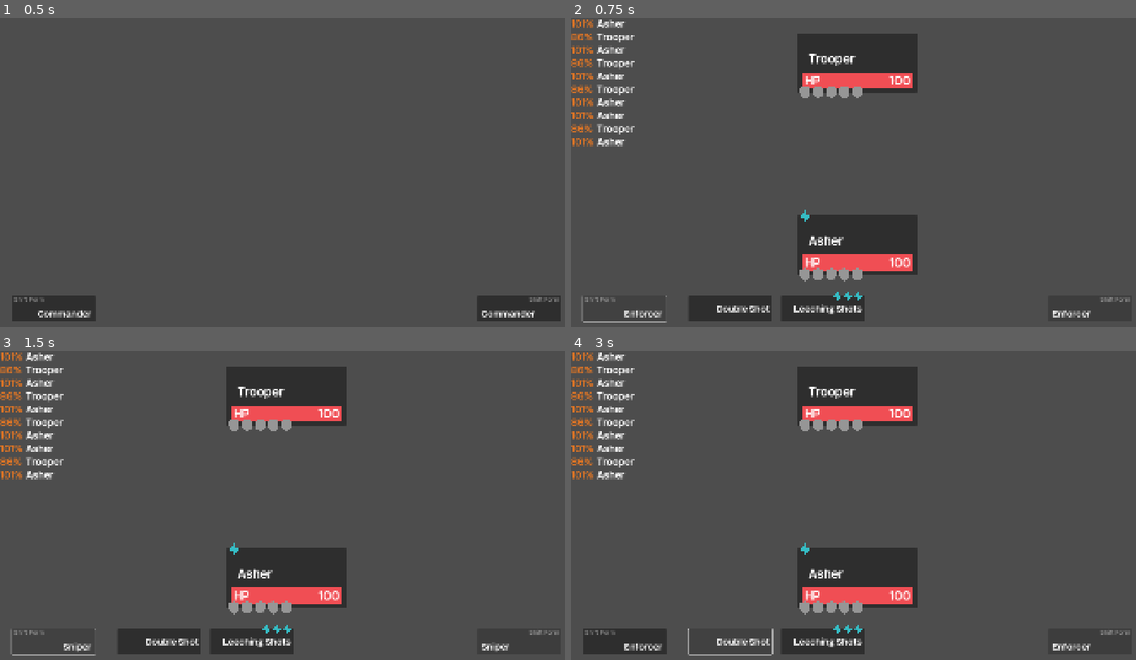
Above: before the commit, frames 1-4 (two rows, left to right).
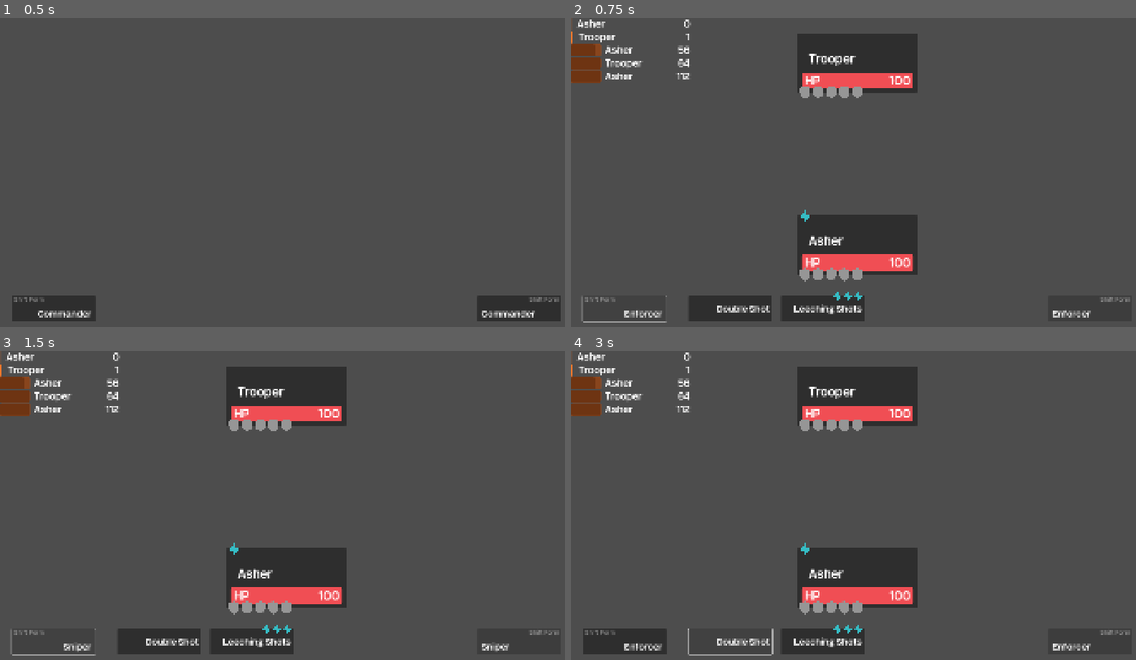
Above: after the commit, the same moments.

Repository: ashriot/Mars
Game: Godot game, scene res://src/battle/battle_scene.tscn
Two runs of this game, one before a commit and one after it. Both use one fixed random seed, a clock stepped at 60 frames per second and the inputs below.
Inputs (mouse positions are in pixels of both pictures, inside the frame that each line leads up to):
- Up to frame 1 (0.5 s): no input
- Up to frame 2 (0.75 s): click "Commander" at 0.5 s
- Up to frame 3 (1.5 s): click "Enforcer" at 1.25 s
- Up to frame 4 (3 s): click "Sniper" at 2 s; click (729, 641) at 2.77 s

Frame 1 is identical in both runs. In frame 2, 2.3% of the frame differs, in the area x 0-61%, y 0-82%; in frame 3, 2.3%; in frame 4, 2.3%.

Commit message:
fixing CTB system

Diff:
--- a/data/enemies/trooper.tres
+++ b/data/enemies/trooper.tres
@@ -7,7 +7,7 @@
 [sub_resource type="Resource" id="Resource_4j3ma"]
 script = ExtResource("3_n3ati")
 actor_name = "Trooper"
-speed = 15
+speed = 16
 metadata/_custom_type_script = "uid://b70gwt4gd4cun"
 
 [resource]
--- a/data/heroes/asher.tres
+++ b/data/heroes/asher.tres
@@ -9,6 +9,7 @@
 [sub_resource type="Resource" id="Resource_c4olr"]
 script = ExtResource("1_s0m5y")
 actor_name = "Asher"
+speed = 18
 metadata/_custom_type_script = "uid://b70gwt4gd4cun"
 
 [resource]
--- a/src/battle/actor_card.gd
+++ b/src/battle/actor_card.gd
@@ -55,6 +55,13 @@
 		var is_breached = (current_guard == 0)
 		var final_damage = 0
 
+		if current_guard > 0:
+			current_guard -= 1
+			if current_guard == 0:
+				i_was_breached.emit()
+				current_ct = 0
+				print("CT Set to 0")
+
 		# 4. Calculate damage for *this* hit
 		if action.damage_type == Action.DamageType.PIERCING:
 			# Piercing logic
@@ -67,7 +74,6 @@
 
 		else: # Kinetic or Energy
 			if is_breached:
-				# --- THIS IS YOUR NEW OVERLOAD LOGIC ---
 				final_damage = int((base_power + attacker_stats.overload) * action.potency)
 			else:
 				# --- It's an Armored hit ---
@@ -76,12 +82,6 @@
 					final_damage = int(damage_before_defense * (1.0 - current_stats.kinetic_defense))
 				else: # ENERGY
 					final_damage = int(damage_before_defense * (1.0 - current_stats.energy_defense))
-
-			if current_guard > 0:
-				current_guard -= 1
-				if current_guard == 0:
-					i_was_breached.emit()
-					current_ct = 0
 
 		# 5. Apply the damage
 		final_damage = max(0, final_damage) # Ensure damage is not negative
--- a/src/battle/actor_queue.gd
+++ b/src/battle/actor_queue.gd
@@ -1,6 +1,39 @@
+# ActorQueue.gd
 extends Control
 class_name ActorQueue
 
-func setup(actor: ActorCard):
+@onready var name_label: Label = $NameLabel
+@onready var ct_bar_1: ProgressBar = $CT/Bar1
+@onready var ct_bar_2: ProgressBar = $CT/Bar2
+@onready var ct_bar_3: ProgressBar = $CT/Bar3
+
+
+const TICK_SEGMENT_COST: int = 20
+
+func setup(actor: ActorCard, ticks: int):
 	$NameLabel.text = actor.current_stats.actor_name
-	$CtLabel.text = str(int(actor.current_ct / 10)) + "%"
+
+	$CtLabel.text = str(ticks)
+
+	# 2. Set the max value for all 3 bars
+	# This makes "20" the 100% mark for each bar.
+	ct_bar_1.max_value = TICK_SEGMENT_COST
+	ct_bar_2.max_value = TICK_SEGMENT_COST
+	ct_bar_3.max_value = TICK_SEGMENT_COST
+
+	# We use max() to "clamp" the value at 0 or 20.
+
+	ct_bar_1.value = max(0, min(ticks, TICK_SEGMENT_COST))
+	var bar_ratio = float(ct_bar_1.value) / TICK_SEGMENT_COST
+	if ct_bar_1.value < TICK_SEGMENT_COST:
+		ct_bar_1.max_value = ct_bar_1.value
+		$CT.size.x = ct_bar_1.value * 5
+
+	name_label.position.x = bar_ratio * name_label.size.x + 20
+	print(bar_ratio * 100)
+
+	ct_bar_2.value = max(0, min(ticks - TICK_SEGMENT_COST, TICK_SEGMENT_COST))
+	ct_bar_2.visible = ticks > TICK_SEGMENT_COST
+
+	ct_bar_3.value = max(0, min(ticks - (TICK_SEGMENT_COST * 2), TICK_SEGMENT_COST))
+	ct_bar_3.visible = ticks > TICK_SEGMENT_COST * 2
--- a/src/battle/actor_queue.tscn
+++ b/src/battle/actor_queue.tscn
@@ -1,6 +1,27 @@
-[gd_scene load_steps=2 format=3 uid="uid://diku73kk4tjv7"]
+[gd_scene load_steps=5 format=3 uid="uid://diku73kk4tjv7"]
 
 [ext_resource type="Script" uid="uid://c2o3dssew3lm2" path="res://src/battle/actor_queue.gd" id="1_gqsil"]
+
+[sub_resource type="StyleBoxFlat" id="StyleBoxFlat_gqsil"]
+bg_color = Color(1, 0.47433335, 0.17000002, 1)
+corner_radius_top_left = 6
+corner_radius_top_right = 6
+corner_radius_bottom_right = 6
+corner_radius_bottom_left = 6
+
+[sub_resource type="StyleBoxFlat" id="StyleBoxFlat_wvepw"]
+bg_color = Color(0.72, 0.34152, 0.122400016, 1)
+corner_radius_top_left = 6
+corner_radius_top_right = 6
+corner_radius_bottom_right = 6
+corner_radius_bottom_left = 6
+
+[sub_resource type="StyleBoxFlat" id="StyleBoxFlat_xrck3"]
+bg_color = Color(0.43, 0.20396334, 0.07310001, 1)
+corner_radius_top_left = 6
+corner_radius_top_right = 6
+corner_radius_bottom_right = 6
+corner_radius_bottom_left = 6
 
 [node name="ActorQueue" type="Control"]
 custom_minimum_size = Vector2(400, 40)
@@ -14,24 +35,64 @@
 grow_vertical = 2
 script = ExtResource("1_gqsil")
 
-[node name="NameLabel" type="Label" parent="."]
+[node name="CtLabel" type="Label" parent="."]
 layout_mode = 1
 anchors_preset = 15
 anchor_right = 1.0
 anchor_bottom = 1.0
-offset_left = 87.0
+offset_left = 41.0
 grow_horizontal = 2
+grow_vertical = 2
+theme_override_font_sizes/font_size = 32
+text = "99"
+horizontal_alignment = 2
+
+[node name="NameLabel" type="Label" parent="."]
+layout_mode = 1
+anchors_preset = 4
+anchor_top = 0.5
+anchor_bottom = 0.5
+offset_top = -20.0
+offset_right = 94.0
+offset_bottom = 20.0
 grow_vertical = 2
 theme_override_font_sizes/font_size = 32
 text = "Asher"
 
-[node name="CtLabel" type="Label" parent="."]
-modulate = Color(0.87058824, 0.45882353, 0.14509805, 1)
+[node name="CT" type="Control" parent="."]
+anchors_preset = 0
+offset_right = 100.0
+offset_bottom = 40.0
+
+[node name="Bar1" type="ProgressBar" parent="CT"]
 layout_mode = 1
 anchors_preset = 15
 anchor_right = 1.0
 anchor_bottom = 1.0
 grow_horizontal = 2
 grow_vertical = 2
-theme_override_font_sizes/font_size = 32
-text = "99%"
+theme_override_styles/fill = SubResource("StyleBoxFlat_gqsil")
+value = 40.0
+show_percentage = false
+
+[node name="Bar2" type="ProgressBar" parent="CT"]
+layout_mode = 1
+anchors_preset = 15
+anchor_right = 1.0
+anchor_bottom = 1.0
+grow_horizontal = 2
+grow_vertical = 2
+theme_override_styles/fill = SubResource("StyleBoxFlat_wvepw")
+value = 40.0
+show_percentage = false
+
+[node name="Bar3" type="ProgressBar" parent="CT"]
+layout_mode = 1
+anchors_preset = 15
+anchor_right = 1.0
+anchor_bottom = 1.0
+grow_horizontal = 2
+grow_vertical = 2
+theme_override_styles/fill = SubResource("StyleBoxFlat_xrck3")
+value = 40.0
+show_percentage = false
--- a/src/battle/battle_manager.gd
+++ b/src/battle/battle_manager.gd
@@ -61,25 +61,24 @@
 		actor_list.append(enemy_card)
 	print("Spawning complete.")
 
-# Add this new function to BattleManager.gd
-func project_turn_order(num_turns_to_project: int) -> Array:
-	var projected_queue = [] # This is the list we will return
-
-	# 1. Create a "simulation" list. We can't mess with the "real" actor_list.
-	# We'll make an array of dictionaries to hold the "ghost" data.
+func _run_ct_simulation(num_turns: int) -> Array:
+	var projected_queue = []
+	var relative_ticks = 0
+
+	# 1. Create a "ghost" list so we don't mess with real data
 	var sim_data = []
 	for actor in actor_list:
 		sim_data.append({
-			"actor": actor, # A reference to the real actor
-			"ct": actor.current_ct # A *copy* of their current CT
+			"actor": actor,
+			"ct": actor.current_ct # Copy the REAL, current CT
 		})
 
-	# 2. Run the simulation 10 times
-	while projected_queue.size() < num_turns_to_project:
-		# 3. Find the "next" winner in the simulation
+	# 2. Run the simulation 'num_turns' times
+	while projected_queue.size() < num_turns:
 		var winner_dict = null
 		var ticks_needed_for_winner = 999999
 
+		# 3. Find the next winner in the "ghost" list
 		for data in sim_data:
 			var ct_needed = TARGET_CT - data.ct
 			if data.actor.current_stats.speed <= 0:
@@ -91,63 +90,57 @@
 				ticks_needed_for_winner = ticks_needed
 				winner_dict = data
 			elif ticks_needed == ticks_needed_for_winner:
-				# Tie-breaker (using your existing sort function)
 				if sort_actors_by_ct(data.actor, winner_dict.actor):
 					winner_dict = data
 
-		# 4. If we can't find a winner (e.g., all speeds are 0), stop.
 		if not winner_dict:
 			break
 
-		# 5. Add the winner to our projected list
-		projected_queue.append(winner_dict.actor)
-
-		# 6. "Fast-forward" the simulation clock
+		relative_ticks += ticks_needed_for_winner
+		projected_queue.append({
+			"actor": winner_dict.actor,
+			"ticks_needed": relative_ticks # e.g., 0, 28, 48
+		})
+
 		for data in sim_data:
 			data.ct += data.actor.current_stats.speed * ticks_needed_for_winner
 
 		winner_dict.ct = 0
 
-	# 8. Return the final, 10-turn projected list
 	return projected_queue
 
 func find_and_start_next_turn():
-	var winner = null
-	var ticks_needed_for_winner = 999999
-
+	var projection = _run_ct_simulation(5)
+
+	if projection.is_empty():
+		push_error("Error: No one can take a turn!")
+		return
+
+	# 2. Get the winner and the "time" that passed
+	var first_turn_data = projection[0]
+	var winner: ActorCard = first_turn_data.actor
+	# This is the "real" time that passed since the last turn
+	var real_ticks_passed = first_turn_data.ticks_needed
+
+	# 3. "Fast-forward" the REAL game clock
 	for actor in actor_list:
-		var ct_needed = TARGET_CT - actor.current_ct
-		if actor.current_stats.speed <= 0:
-			continue
-
-		var ticks_needed = ceil(float(ct_needed) / actor.current_stats.speed)
-
-		if ticks_needed < ticks_needed_for_winner:
-			ticks_needed_for_winner = ticks_needed
-			winner = actor
-		elif ticks_needed == ticks_needed_for_winner:
-			if sort_actors_by_ct(actor, winner):
-				winner = actor
-
-	for actor in actor_list:
-		actor.current_ct += actor.current_stats.speed * ticks_needed_for_winner
-
-	var projected_queue = project_turn_order(10)
-	turn_order_updated.emit(projected_queue)
+		actor.current_ct += actor.current_stats.speed * real_ticks_passed
 
 	winner.current_ct = 0
 
+	turn_order_updated.emit(projection)
+
+	# 6. Start the winner's turn
 	if winner.is_in_group("player"):
 		self.current_hero = winner
-		change_state(State.PLAYER_ACTION) # <-- CORRECT STATE
+		change_state(State.PLAYER_ACTION)
 		player_turn_started.emit(current_hero)
 	else:
 		self.current_hero = null
 		change_state(State.ENEMY_ACTION)
 		await execute_enemy_turn(winner)
-		find_and_start_next_turn()
-
-# Tie-breaker function
+		find_and_start_next_turn() # Find the next turn
+
 func sort_actors_by_ct(a, b):
 	var a_is_player = a.is_in_group("player")
 	var b_is_player = b.is_in_group("player")
@@ -255,12 +248,12 @@
 	return
 
 func _on_shift_button_pressed(direction: String):
-	if current_state != State.PLAYER_ACTION: return # <-- CORRECT STATE
+	if current_state != State.PLAYER_ACTION: return
 
 	if current_hero:
 		change_state(State.EXECUTING_ACTION)
 		await current_hero.shift_role(direction)
-		change_state(State.PLAYER_ACTION) # <-- CORRECT STATE
+		change_state(State.PLAYER_ACTION)
 		print("Shift complete. Returning to player's action.")
 
 func _on_hero_role_shifted(hero_card: HeroCard):
--- a/src/battle/hero_card.tscn
+++ b/src/battle/hero_card.tscn
@@ -6,9 +6,17 @@
 
 [sub_resource type="StyleBoxFlat" id="StyleBoxFlat_u5n4n"]
 bg_color = Color(0.30980393, 0.15294118, 0.14509805, 1)
+corner_radius_top_left = 6
+corner_radius_top_right = 6
+corner_radius_bottom_right = 6
+corner_radius_bottom_left = 6
 
 [sub_resource type="StyleBoxFlat" id="StyleBoxFlat_mswv1"]
 bg_color = Color(0.9411765, 0.30588236, 0.32941177, 1)
+corner_radius_top_left = 6
+corner_radius_top_right = 6
+corner_radius_bottom_right = 6
+corner_radius_bottom_left = 6
 
 [node name="HeroCard" type="Panel"]
 custom_minimum_size = Vector2(400, 200)
--- a/src/battle/turn_queue.gd
+++ b/src/battle/turn_queue.gd
@@ -1,20 +1,29 @@
+# TurnQueue.gd
 extends Control
 class_name TurnQueue
 
 @export var actor_queue_scene: PackedScene
 @export var battle_manager: BattleManager
-
 @onready var queue := $Queue
-
 
 func _ready():
 	battle_manager.turn_order_updated.connect(_on_turn_order_updated)
 
-func _on_turn_order_updated(projected_actor_list: Array):
+func _on_turn_order_updated(projected_queue: Array):
 	for child in queue.get_children():
 		child.queue_free()
 
-	for actor in projected_actor_list:
-		var actor_queue = actor_queue_scene.instantiate() as ActorQueue
-		actor_queue.setup(actor)
-		queue.add_child(actor_queue)
+	if projected_queue.is_empty():
+		return
+
+	var first_turn_ticks = projected_queue[0].ticks_needed
+
+	for turn_data in projected_queue:
+		var actor_queue_item = actor_queue_scene.instantiate() as ActorQueue
+
+		var actor: ActorCard = turn_data.actor
+
+		var relative_ticks = turn_data.ticks_needed - first_turn_ticks
+
+		queue.add_child(actor_queue_item)
+		actor_queue_item.setup(actor, relative_ticks)
